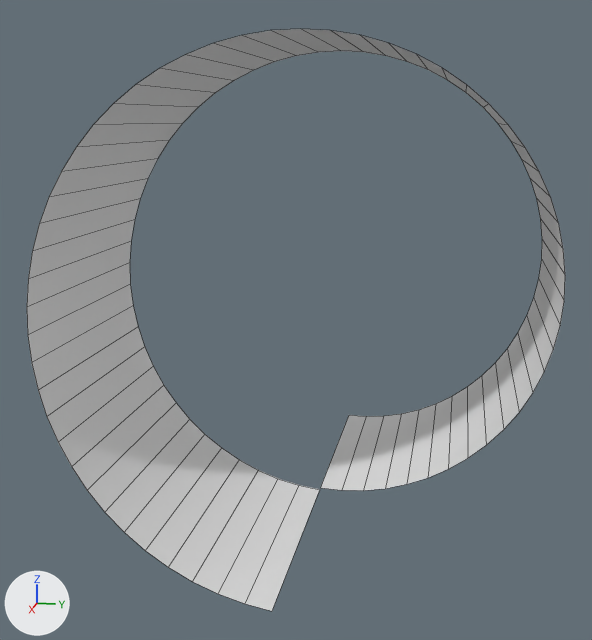
What one commit did to the Blender file assets/meshes/skate_corkscrew.blend.
Rendered twice from a 50 mm camera at (1.784, 0.294, 0.837) aimed at (0.056, -0.051, 0.405). The axes (+X, +Y, +Z) are drawn at lower left. The lights are the same throughout. Mesh edges are drawn as thin lines.

Before the edit, the objects in view are built like this:
```python
me_skate_corkscrew = bpy.data.meshes.new('skate_corkscrew')
me_skate_corkscrew.from_pydata(...)  # 122 vertices, 60 faces; spans x -0.481..0.528, y -0.5..0.5, z -0.008..0.992
me_skate_corkscrew.materials.append(mat_woodfloor0_jpg)  # its picture is missing
ob_skate_corkscrew = bpy.data.objects.new('skate_corkscrew', me_skate_corkscrew)
ob_skate_corkscrew.location = (0.0, 0.0, 0.0)
```
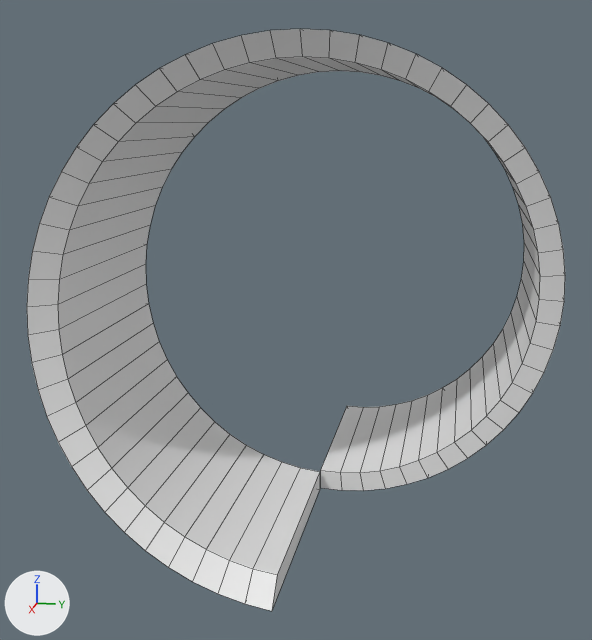
The newer file is also rescaled (x1.1), turned or shifted as a whole; pictures and numbers use the older file's frame.

Pixel boxes (x1, y1, x2, y2) of what changed, in the pictures (592 x 640 px):
part 1 of me_skate_corkscrew, added
    after: (27, 29, 565, 611)

What changed in the scene script:
```text
Change me_skate_corkscrew:
    used by ob_skate_corkscrew; location = (0.0, 0.0, 0.0)
    remove me_skate_corkscrew.from_pydata(...)  # 122 vertices, 60 faces; spans x -0.481..0.528, y -0.5..0.5, z -0.008..0.992
    add me_skate_corkscrew.from_pydata(...)  # 244 vertices, 242 faces; spans x -0.481..0.528, y -0.5..0.5, z -0.008..0.992
    me_skate_corkscrew part 1
    61 vertices are added at x -0.435..0.028, y -0.455..0.455, z 0.037..0.946
    33 new vertices lie (0.455, 0.0, 0.0) away from vertices in x -0.435..0.012, y -0.455..0.452, z 0.037..0.946
    28 new vertices lie (0.454, 0.0, 0.0) away from vertices in x -0.419..0.028, y -0.452..0.455, z 0.037..0.943
    182 new faces join them
```
